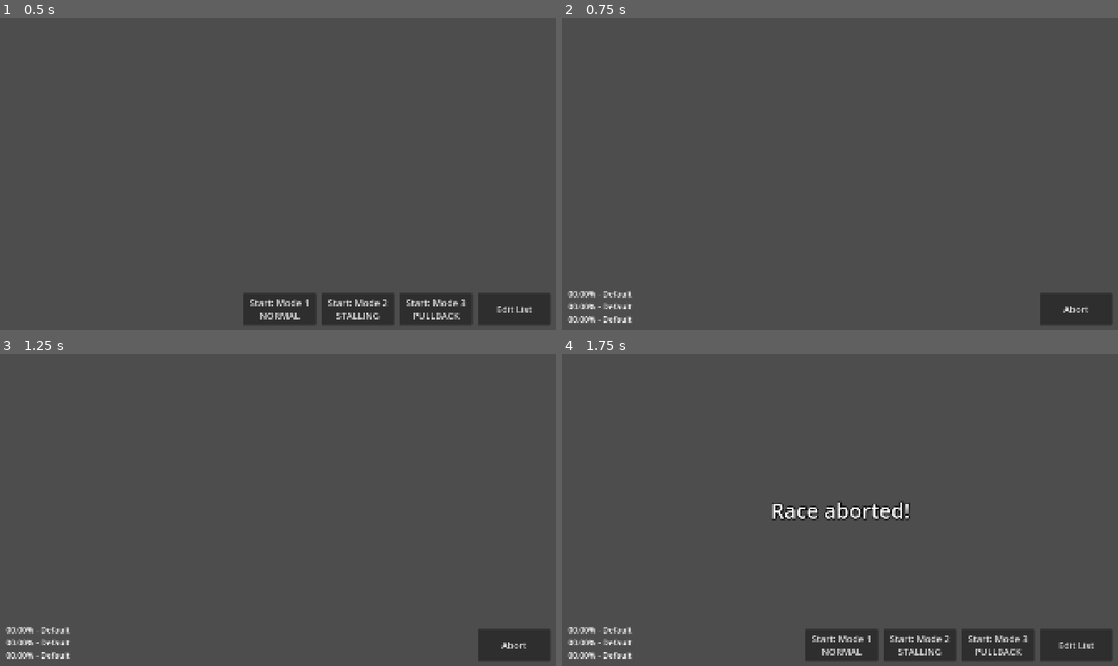
Above: before the commit, frames 1-4 (two rows, left to right).
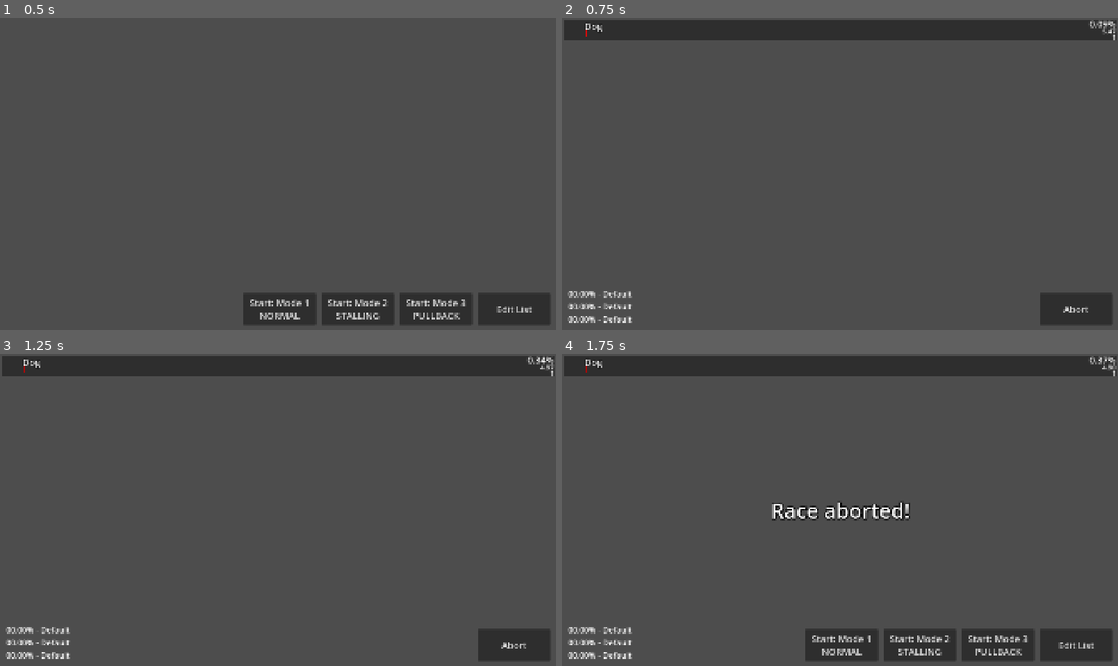
Above: after the commit, the same moments.

Repository: TheGoldenWombat/GoatPicker
Game: Godot game, scene res://main.tscn
The game is run twice, just before and just after one commit, with the same random seed, the same clock (stepped at 60 frames per second) and the same inputs.
Inputs:
- Up to frame 1 (0.5 s): no input
- Up to frame 2 (0.75 s): click "Start: Mode 1 NORMAL" at 0.5 s
- Up to frame 3 (1.25 s): no input
- Up to frame 4 (1.75 s): click "Abort" at 1.25 s

Frame 1 is identical in both runs. In frame 2, 6.3% of the frame differs, in the area x 0-100%, y 0-8%; in frame 3, 6.3%; in frame 4, 6.3%.
Error before the commit: Attempt to call function 'get_var' in base 'null instance' on a null instance. (res://racer_spawn.gd:45)
Error after the commit: Invalid assignment of property or key 'movie_title' with value of type 'Nil' on a base object of type 'Area2D (Racer)'. (res://racer_spawn.gd:80)

Commit message:
Fixed save file handling

Diff:
--- a/list_editor.gd
+++ b/list_editor.gd
@@ -16,10 +16,14 @@
 	file.store_var($TextEdit.text)
 
 func load_list():
-	if FileAccess.file_exists(save_path):
-		var file = FileAccess.open(save_path, FileAccess.READ)
-		$TextEdit.text = file.get_var()
+	if !FileAccess.file_exists(save_path): create_blank_file()
+	var file = FileAccess.open(save_path, FileAccess.READ)
+	if file.get_length() < 1: create_blank_file()
+	$TextEdit.text = str(file.get_var())
 
+func create_blank_file():
+	var file = FileAccess.open(save_path,FileAccess.WRITE)
+	file.store_var("Dog")
 
 ################################################################################
 # --------------------------------- PROCESSES -------------------------------- #
